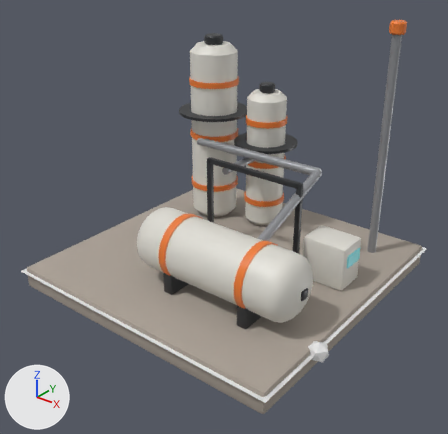
The glTF model res/models/placement/industry/fuel_refinery_2x2.gltf as it was, and as the next commit left it.
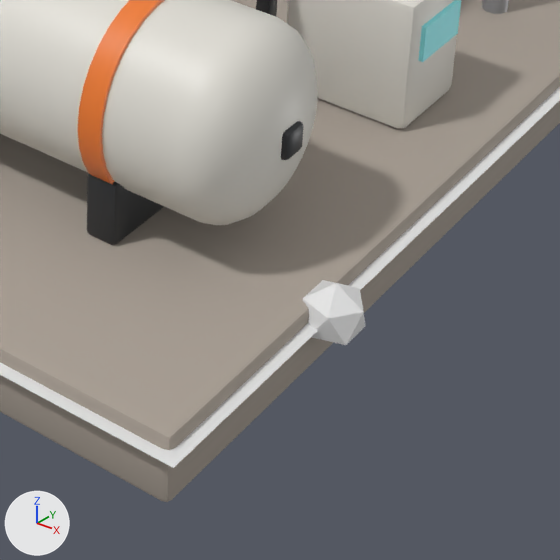
Old and new are each drawn whole from a 50 mm lens placed at (4.6, -5.9, 4.28), pointed at (0.14, -0.33, 0.82) and again close up on the part from 46% to 88% of the width and 57% to 100% of the height. Every picture has the same lights, and +X, +Y and +Z are marked at lower left. The older version's two pictures come first. Where no turn or scale is listed for an object, it has been applied to the vertices.

Objects in the first close-up: '%P%AnchorOut', '%P%Footprint', 'FuelRefinery'.
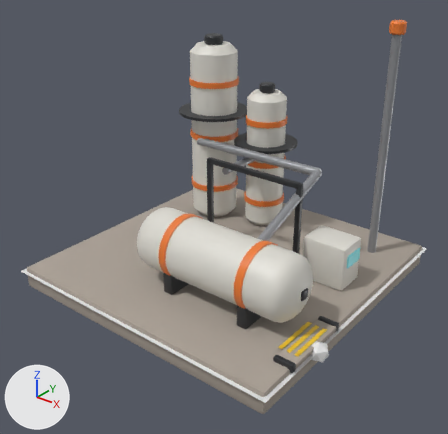
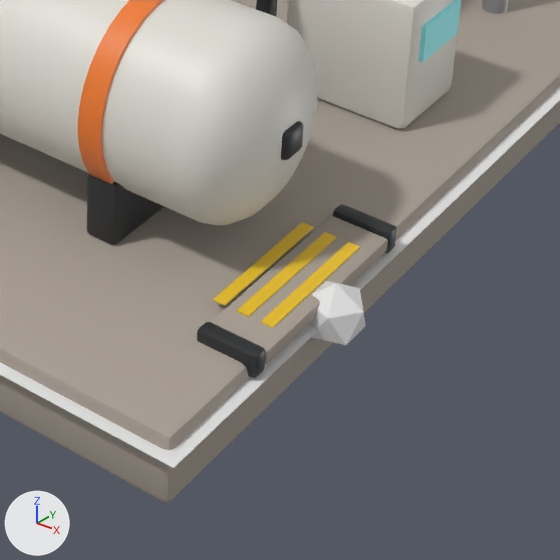
Boxes (x1, y1, x2, y2) around the edits, measured in the close-ups (560 x 560 px):
'%V%AnchorOut+', added
    after: (197, 204, 397, 378)
    faces in mat_concrete (grey #aaa095): (211, 216, 388, 364)
    faces in mat_hazard_yellow (yellow #edc427): (213, 222, 360, 328)
    faces in mat_frame_graphite (dark grey #35373a): (197, 204, 397, 378)

Diff of the bpy script that builds the scene:
```diff
--- a/res/models/placement/industry/fuel_refinery_2x2.gltf.py
+++ b/res/models/placement/industry/fuel_refinery_2x2.gltf.py
@@ mat_hazard_yellow @@
+mat_hazard_yellow = principled_material('Hazard_Yellow')
+mat_hazard_yellow.base_color = (0.85, 0.55, 0.02)  # yellow #edc427
@@ me_v_anchorout @@
+me_v_anchorout.from_pydata(...)  # 192 vertices, 360 faces; spans x 1.675..1.98, y -1.49..-0.51, z 0.01..0.11
+# faces by material slot: [108, 216, 36]
+me_v_anchorout.materials.append(mat_concrete)  # grey #aaa095
+me_v_anchorout.materials.append(mat_frame_graphite)  # dark grey #35373a
+me_v_anchorout.materials.append(mat_hazard_yellow)  # yellow #edc427
@@ ob_v_anchorout @@
+ob_v_anchorout = bpy.data.objects.new('%V%AnchorOut+', me_v_anchorout)
+ob_v_anchorout.location = (0.0, 0.0, 0.0)
```
